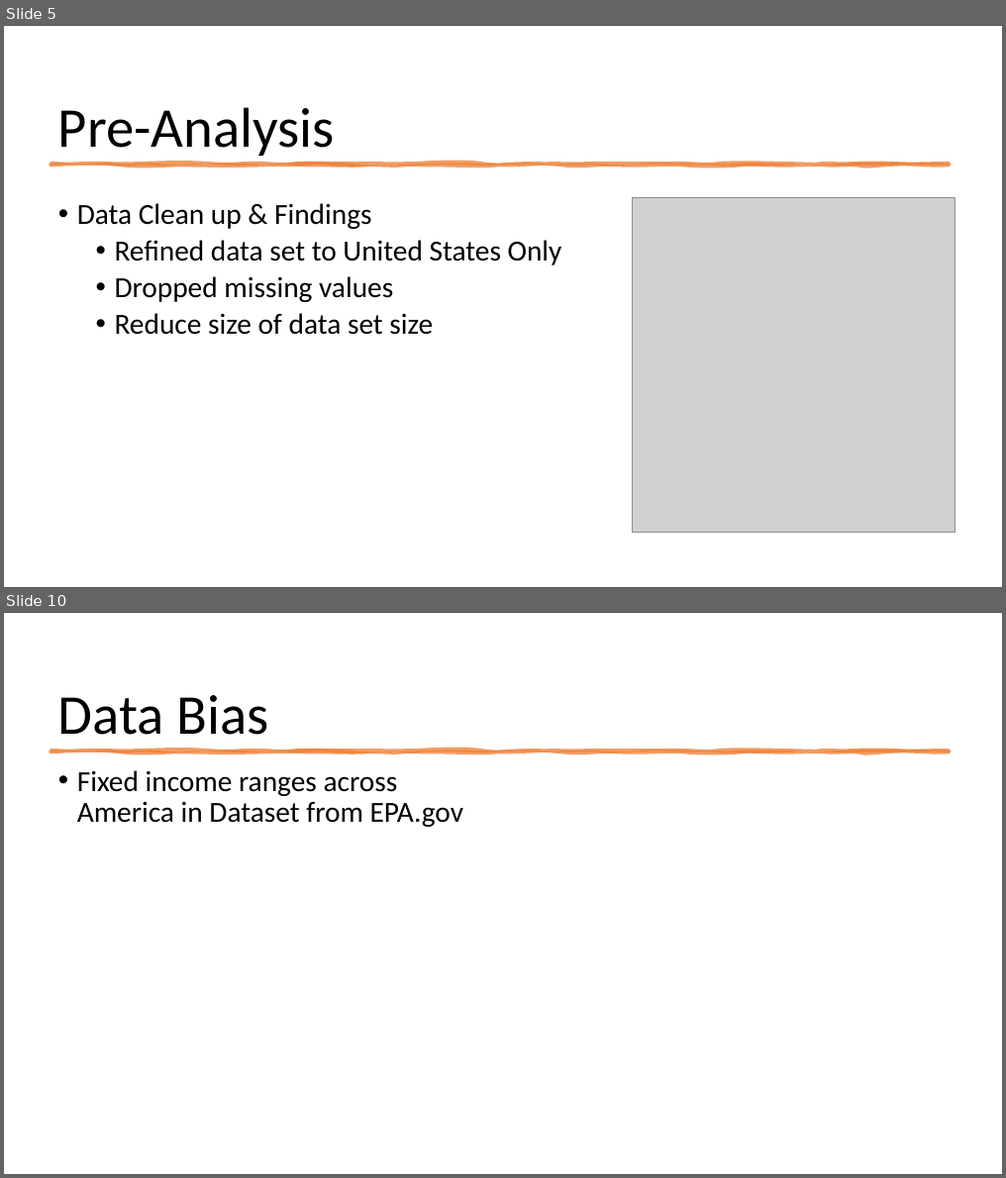
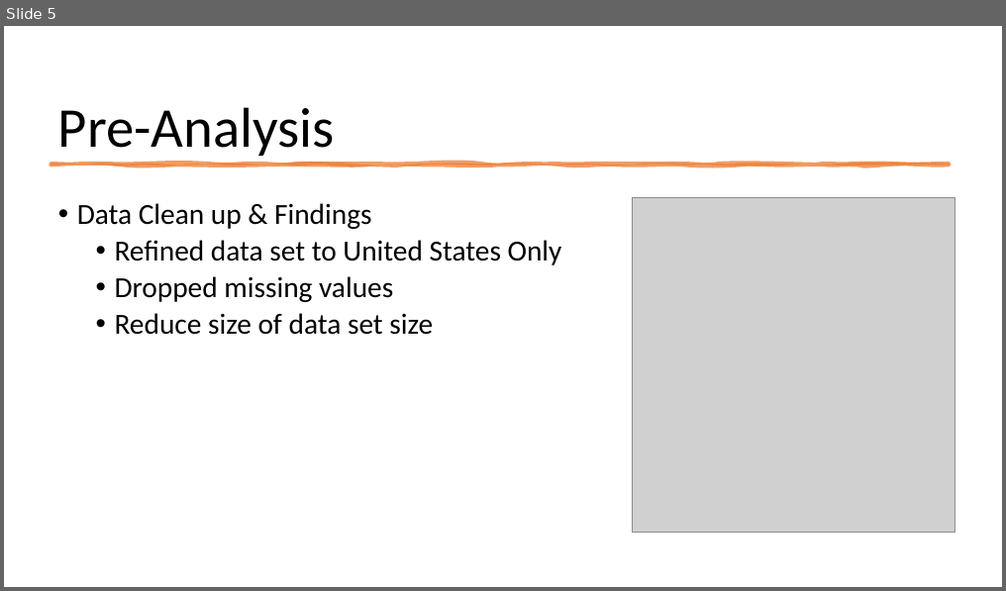
Before and after one commit to mbarre8/Project_1, a slide deck: Project1-PP.pptx. Shown one above the other, each under a label of ours: slides 5 and 10 before the commit, slide 5 after it; the slides between them are not shown. The pictures are 1006x1178 and 1006x591 pixels, drawn with LibreOffice and Linux fonts; fonts in the diff are those of the drawing; grey boxes stand for pictures. Boxes give left, top, right and bottom in pixels: in the first picture for what was removed or moved away, otherwise in the second. Text is boxed around its words. In the diff, an @@ line names an element or a change of style, - is before the commit and + after.

```diff
--- a/Project1-PP.pptx
+++ b/Project1-PP.pptx
@@ slide 10 removed at <box>4,613,1002,1174</box>, background #FFFFFF @@
@@ title removed at <box>58,695,269,735</box> @@
-Data Bias
@@ freeform shape removed at <box>52,751,949,753</box> @@
@@ text removed at <box>77,770,463,827</box> @@
-• Fixed income ranges across America in Dataset from EPA.gov
```
Also in this commit, not shown: 6 slides changed, 3 slides added, 1 other slide removed, 24 other files.
